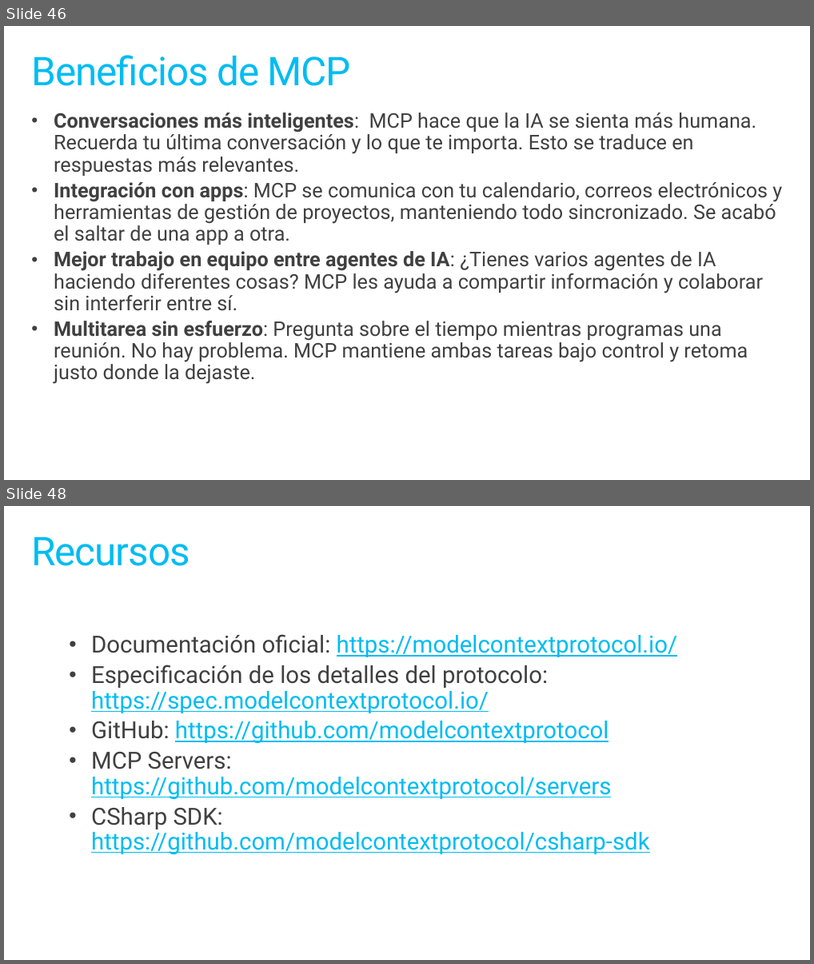
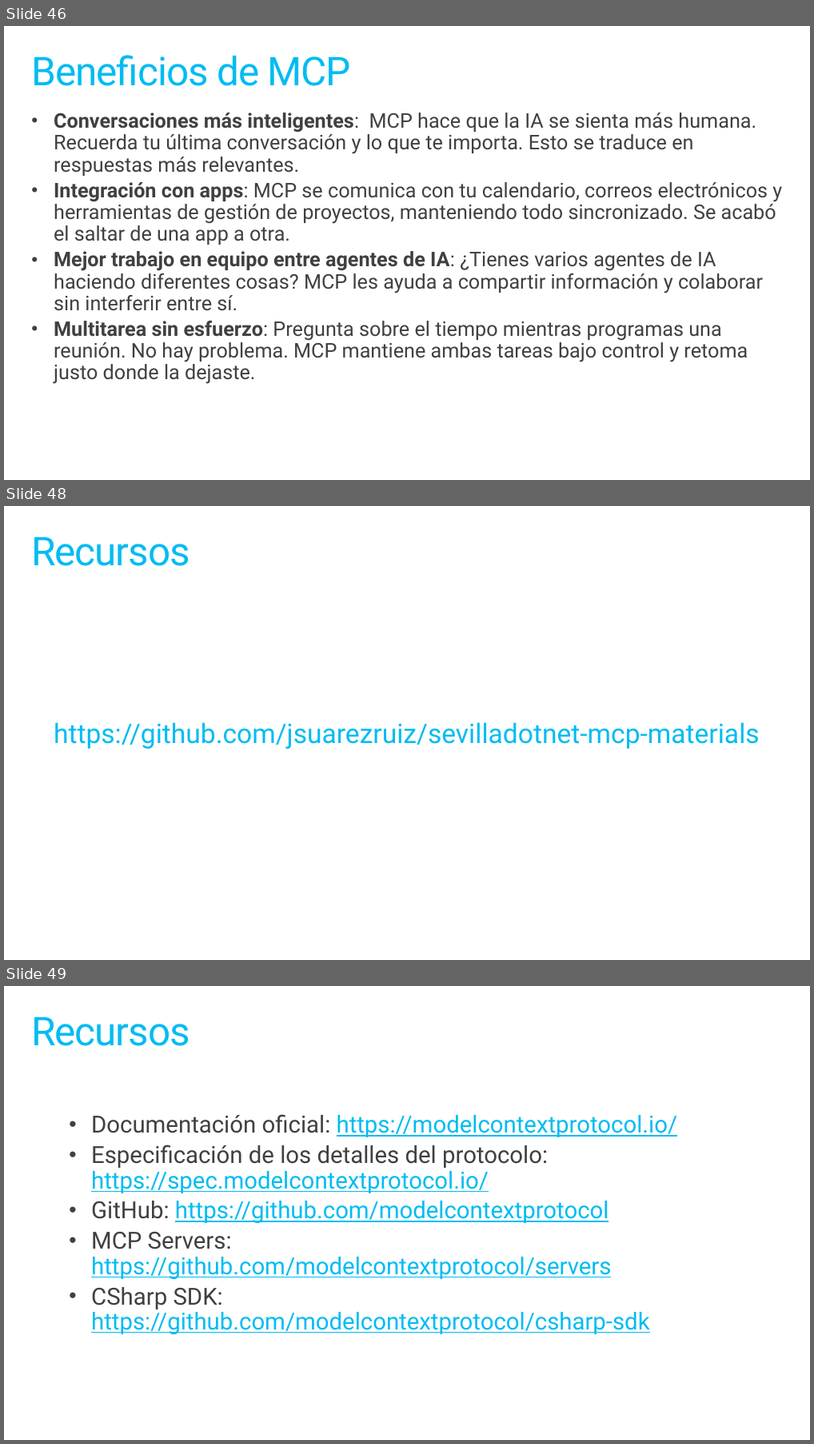
Before and after one commit to jsuarezruiz/sevilladotnet-mcp-materials, a slide deck: introduccion-mcp.pptx. Shown one above the other, each under a label of ours: slides 46 and 48 before the commit, slides 46, 48 and 49 after it; the slides between them are not shown. The pictures are 814x964 and 814x1444 pixels, drawn with LibreOffice and Linux fonts; fonts in the diff are those of the drawing. Boxes give left, top, right and bottom in pixels: in the first picture for what was removed or moved away, otherwise in the second. Text is boxed around its words. In the diff, an @@ line names an element or a change of style, - is before the commit and + after.

```diff
--- a/introduccion-mcp.pptx
+++ b/introduccion-mcp.pptx
@@ slide 48 added at <box>4,506,810,960</box>, background #FFFFFF @@
@@ title added at <box>31,536,190,566</box>, 47 pt, text #00BCF2 @@
+Recursos
@@ text added at <box>54,722,760,748</box>, 32 pt, text #00BCF2 @@
+https://github.com/jsuarezruiz/sevilladotnet-mcp-materials
@@ what was slide 48 is now slide 49 @@
```
Also in this commit, not shown: 2 slides changed, 1 other file.
